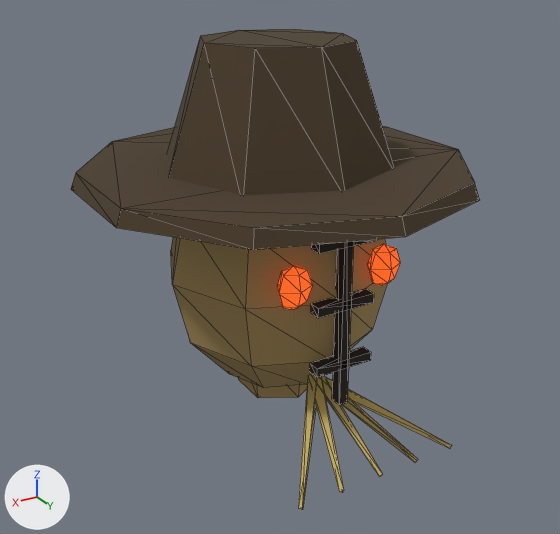
An edit to the glTF model assets/models/creature_scarecrow_head.glb, drawn before and after from the same camera.
Both versions are drawn from a 50 mm lens placed at (0.613, 1.031, 0.683), pointed at (0.005, 0.017, 0.175). Lighting does not change. The marker at lower left points along +X, +Y and +Z. The picture after the commit comes second. Mesh edges are drawn as thin lines. Vertices at exactly the same position are counted once.

The first picture shows 'Head'.
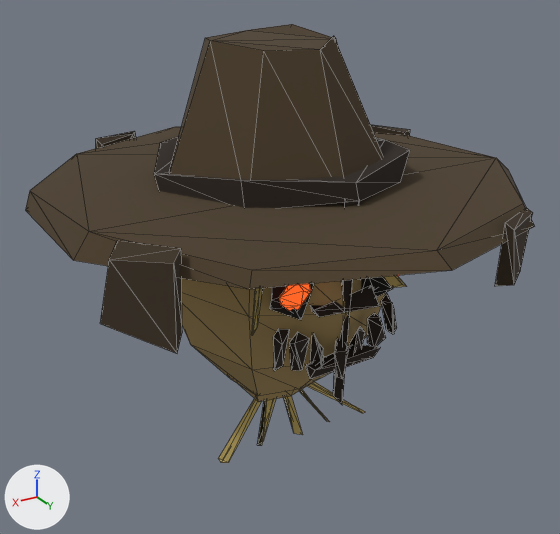
What the commit changed:
me_head is used by ob_head; location (0.0, 0.0, 0.0).
me_head had 186 vertices, 312 faces and spanned x -0.304..0.304, y -0.32..0.32, z -0.064..0.54.
me_head now has 390 vertices, 628 faces and spans x -0.391..0.373, y -0.393..0.41, z -0.132..0.549.
me_head part 1: the loose piece of 42 vertices spanning x -0.19..0.19, y -0.19..0.19, z -0.04..0.4 is rebuilt with 42 vertices and now spans x -0.197..0.204, y -0.179..0.201, z -0.05..0.411.
me_head part 2: the loose piece of 20 vertices spanning x -0.304..0.304, y -0.32..0.32, z 0.328..0.353 is rebuilt with 20 vertices and now spans x -0.391..0.373, y -0.393..0.41, z 0.3..0.34.
me_head part 3: the loose piece of 17 vertices spanning x -0.109..-0.051, y 0.164..0.2, z 0.185..0.255 is rebuilt with 17 vertices and now spans x -0.106..-0.048, y 0.163..0.2, z 0.185..0.263.
me_head part 4: the loose piece of 17 vertices spanning x 0.051..0.109, y 0.164..0.2, z 0.185..0.255 is rebuilt with 17 vertices and now spans x 0.052..0.113, y 0.169..0.201, z 0.174..0.263.
me_head part 5: the loose piece of 16 vertices spanning x -0.19..0.19, y -0.19..0.19, z 0.34..0.54 is rebuilt with 16 vertices and now spans x -0.183..0.201, y -0.2..0.184, z 0.31..0.549.
me_head part 6: the loose piece of 12 vertices spanning x -0.069..0.069, y -0.08..0.08, z -0.05..0.05 is rebuilt with 12 vertices and now spans x -0.085..0.089, y -0.099..0.099, z -0.05..0.061.
me_head part 7: the loose piece of 8 vertices spanning x -0.05..0.05, y 0.18..0.2, z 0.073..0.088 is rebuilt with 8 vertices and now spans x -0.062..0.056, y 0.17..0.208, z 0.067..0.097.
me_head part 8: the loose piece of 8 vertices spanning x -0.007..0.007, y 0.18..0.2, z 0.01..0.35 is rebuilt with 8 vertices and now spans x -0.017..0.009, y 0.174..0.202, z 0.01..0.36.
me_head part 9: the loose piece of 8 vertices spanning x -0.05..0.05, y 0.18..0.2, z 0.173..0.188 is rebuilt with 8 vertices and now spans x -0.053..0.054, y 0.176..0.211, z 0.17..0.199.
me_head part 10: 6 loose pieces with 38 vertices, spanning x -0.143..0.143, y 0.112..0.302, z -0.064..0.288, are deleted.
Part 11, on me_head:
234 vertices are added at x -0.38..0.362, y -0.258..0.366, z -0.132..0.431.
356 new faces join them, mat_mat_flat_lit.
Part 12, on me_head:
8 vertices are added at x 0.089..0.197, y -0.388..-0.317, z 0.225..0.339.
12 new faces join them, mat_mat_flat_lit.

Boxes (x1, y1, x2, y2) around the edits, measured in the pictures (560 x 534 px):
'Head', reshaped (24% wider, 9% shorter)
    before: (71, 29, 480, 510)
    after: (26, 24, 534, 463)
part 1 of me_head, rebuilt
    before: (171, 237, 387, 388)
    after: (182, 278, 386, 396)
part 2 of me_head, rebuilt (24% wider, 30% taller)
    before: (71, 126, 480, 250)
    after: (26, 127, 534, 289)
part 3 of me_head, rebuilt (not visible afterwards)
    before: (367, 244, 400, 286)
part 4 of me_head, rebuilt
    before: (277, 265, 313, 310)
    after: (279, 284, 311, 311)
part 5 of me_head, rebuilt
    before: (167, 29, 394, 195)
    after: (170, 24, 384, 180)
part 6 of me_head, rebuilt
    before: (238, 378, 307, 398)
    after: (241, 382, 313, 402)
part 7 of me_head, rebuilt (23% wider, 9% taller)
    before: (310, 347, 371, 378)
    after: (305, 345, 380, 379)
part 8 of me_head, rebuilt
    before: (332, 241, 353, 405)
    after: (333, 201, 359, 404)
part 9 of me_head, rebuilt (11% wider, 7% taller)
    before: (311, 289, 374, 318)
    after: (310, 286, 380, 317)
part 10 of me_head, deleted
    before: (298, 239, 452, 510)
part 11 of me_head, added
    after: (100, 125, 533, 463)
part 12 of me_head, added
    after: (96, 131, 136, 148)
